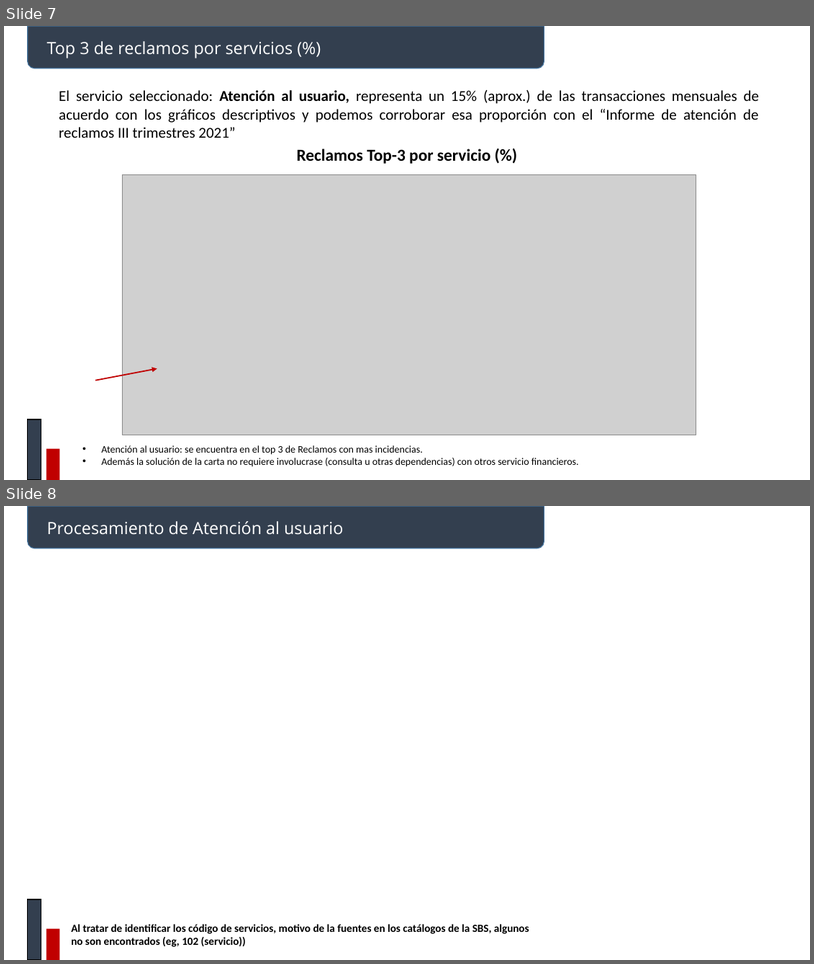
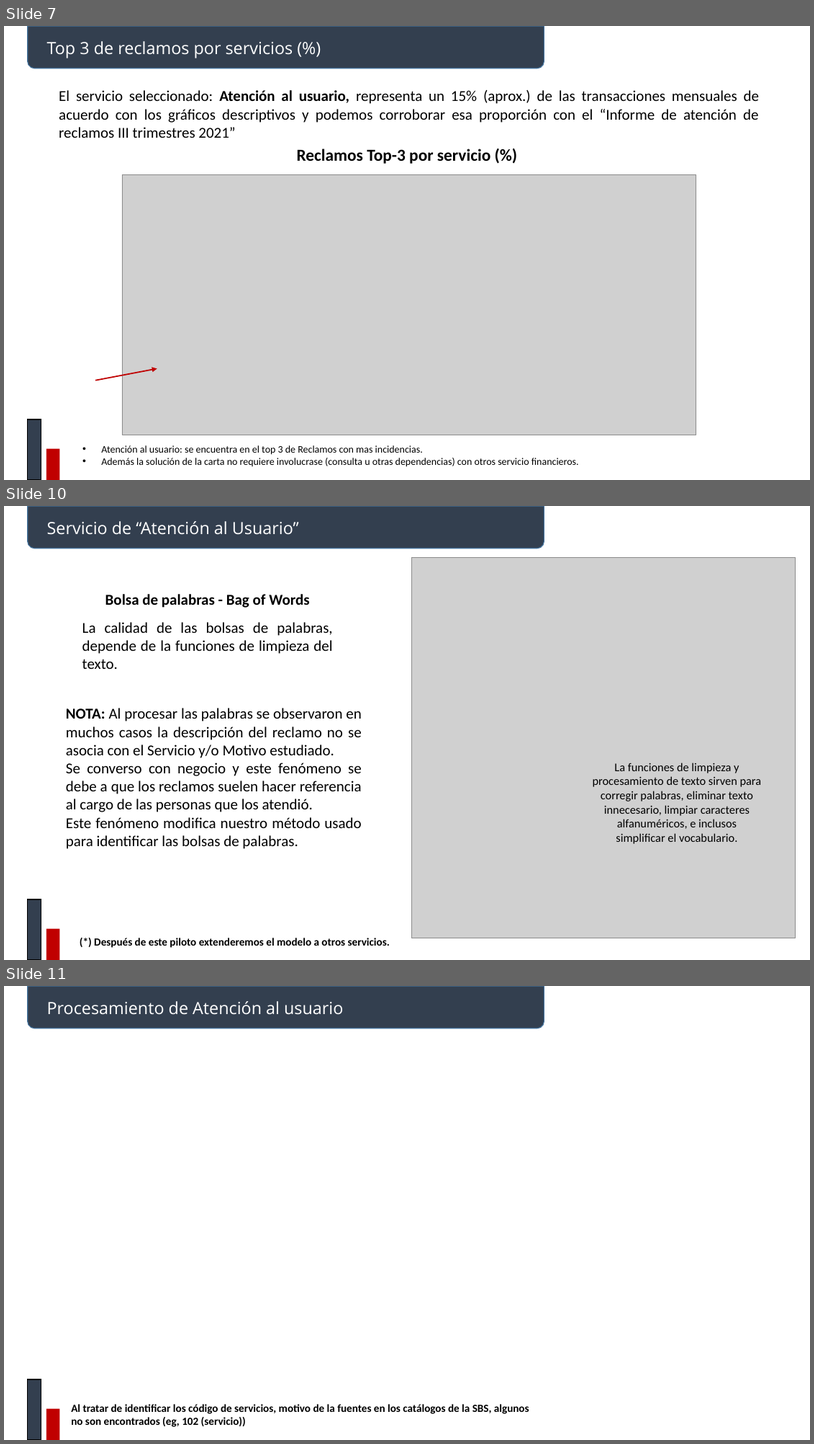
Before and after one commit to johnkbarrera/R2D2, a slide deck: BancoNacion/documentos/Reclamos.pptx. Shown one above the other, each under a label of ours: slides 7 and 8 before the commit, slides 7, 10 and 11 after it; the slides between them are not shown. The pictures are 814x964 and 814x1444 pixels, drawn with LibreOffice and Linux fonts; fonts in the diff are those of the drawing; grey boxes stand for pictures. Boxes give left, top, right and bottom in pixels: in the first picture for what was removed or moved away, otherwise in the second. Text is boxed around its words. In the diff, an @@ line names an element or a change of style, - is before the commit and + after.

Commit message:
modelo LDA filtrado

```diff
--- a/BancoNacion/documentos/Reclamos.pptx
+++ b/BancoNacion/documentos/Reclamos.pptx
@@ slide 10 added at (4,506,810,960), background #FFFFFF @@
@@ round same rect added at (28,506,544,548), fill #333F50, outline #43739E 1 pt @@
@@ text added at (47,521,299,535), 20 pt, text #FFFFFF @@
+Servicio de “Atención al Usuario”
@@ picture added at (412,557,796,938) @@
@@ text added at (106,594,309,608), 18 pt, text #000000, bold @@
+Bolsa de palabras - Bag of Words
@@ text added at (82,622,332,669), 18 pt, text #000000 @@
+La calidad de las bolsas de palabras, depende de la funciones de limpieza del texto.
@@ text added at (66,708,362,849), 18 pt, text #000000 @@
+NOTA: Al procesar las palabras se observaron en muchos casos la descripción del reclamo no se asocia con el Servicio y/o Motivo estudiado.
+Se converso con negocio y este fenómeno se debe a que los reclamos suelen hacer referencia al cargo de las personas que los atendió.
+Este fenómeno modifica nuestro método usado para identificar las bolsas de palabras.
@@ text added at (593,762,762,844), 14 pt, text #000000 @@
+La funciones de limpieza y procesamiento de texto sirven para corregir palabras, eliminar texto innecesario, limpiar caracteres alfanuméricos, e inclusos simplificar el vocabulario.
@@ rectangle added at (28,899,41,960), fill #333F50, outline #000000 1 pt @@
@@ rectangle added at (46,928,59,960), fill #C00000 @@
@@ text added at (94,937,390,947), 13 pt, text #000000, bold @@
+(*) Después de este piloto extenderemos el modelo a otros servicios.
@@ what was slide 8 is now slide 11 @@
```
Also in this commit, not shown: 2 other slides added, 5 other files.
